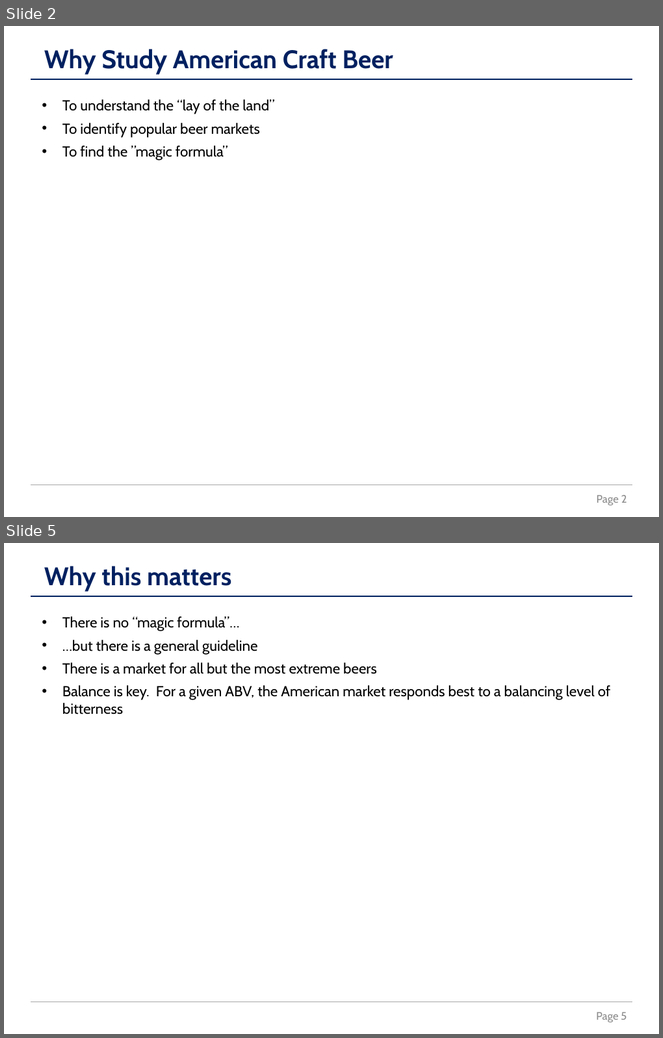
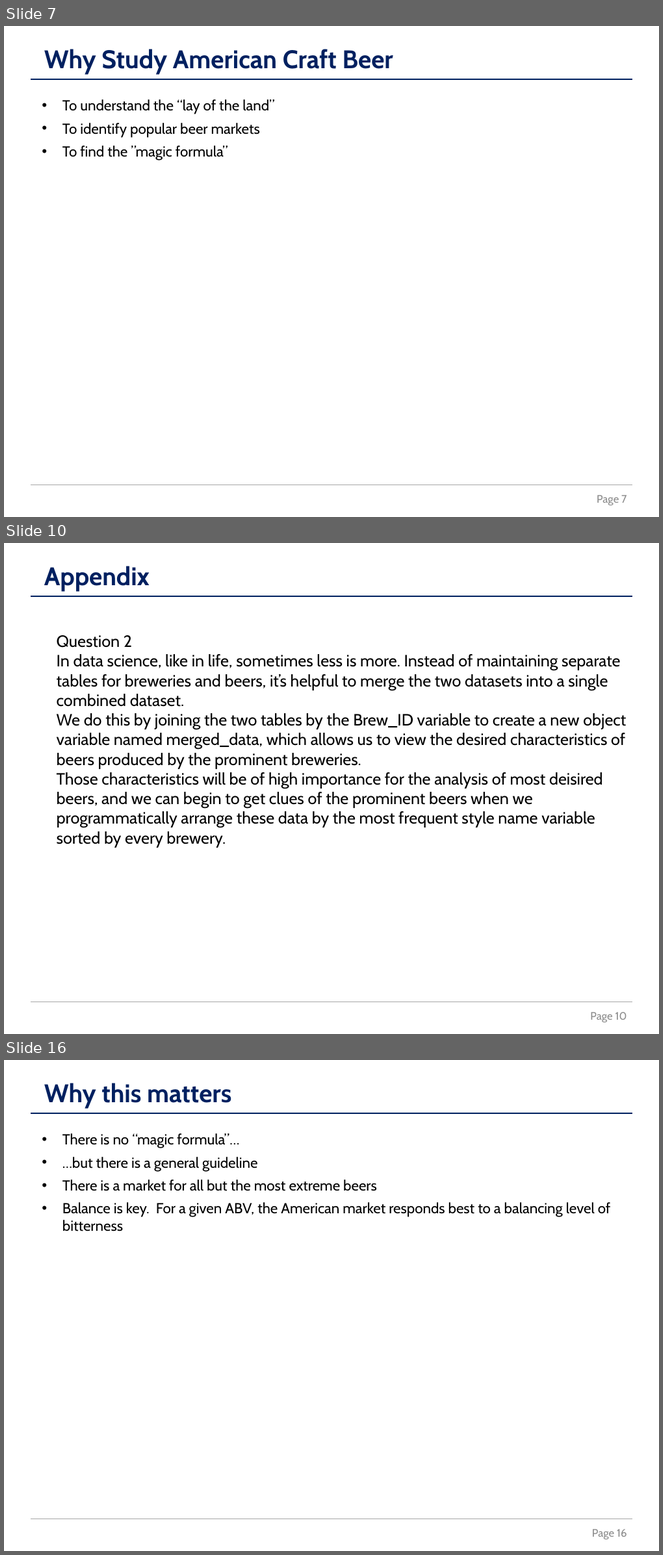
Before and after one commit to la-mar/DDS_Case_Study_1, a slide deck: docs/revised_presentation_from_template.pptx. Shown one above the other, each under a label of ours: slides 2 and 5 before the commit, slides 7, 10 and 16 after it; the slides between them are not shown. The pictures are 663x1038 and 663x1555 pixels, drawn with LibreOffice and Linux fonts; fonts in the diff are those of the drawing. Boxes give left, top, right and bottom in pixels: in the first picture for what was removed or moved away, otherwise in the second. Text is boxed around its words. In the diff, an @@ line names an element or a change of style, - is before the commit and + after.

```diff
--- a/docs/revised_presentation_from_template.pptx
+++ b/docs/revised_presentation_from_template.pptx
@@ slide 10 added at (4,543,659,1034), background #FFFFFF @@
@@ text added at (44,566,150,592), 28 pt, text #002060, bold @@
+Appendix
@@ line added from (30, 596) to (633, 596), #002060 1 pt @@
@@ text added at (57,635,626,848), 18 pt, text #000000 @@
+Question 2
+In data science, like in life, sometimes less is more. Instead of maintaining separate tables for breweries and beers, it’s helpful to merge the two datasets into a single combined dataset.
+We do this by joining the two tables by the Brew_ID variable to create a new object variable named merged_data, which allows us to view the desired characteristics of beers produced by the prominent breweries.
+Those characteristics will be of high importance for the analysis of most deisired beers, and we can begin to get clues of the prominent beers when we programmatically arrange these data by the most frequent style name variable sorted by every brewery.
@@ line added from (30, 1003) to (633, 1003), #A6A6A6 1 pt @@
@@ page number added at (590,1012,627,1023), 12 pt, text #8C8C8C @@
+Page 10
@@ what was slide 2 is now slide 7 @@
@@ page number at (597,495,627,506): text changed @@
-Page 2
+Page 7
@@ what was slide 5 is now slide 16 @@
@@ page number at (592,1529,627,1540): text changed @@
-Page 5
+Page 16
```
Also in this commit, not shown: 3 slides changed, 10 other slides added, 13 other files.
